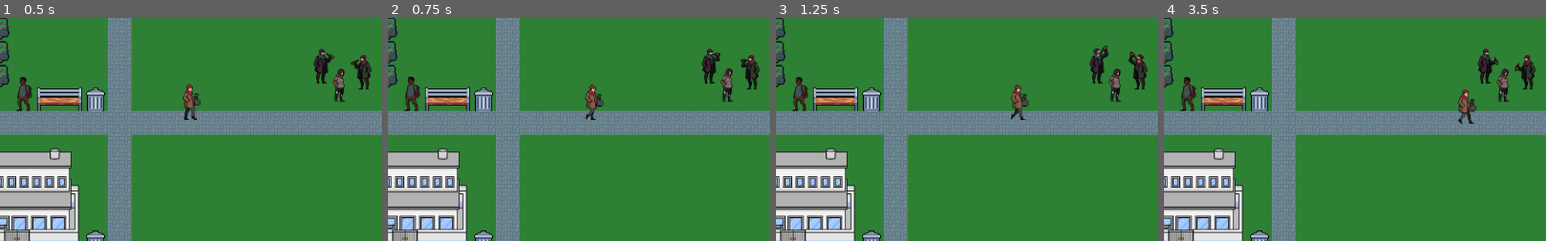
Above: before the commit, frames 1-4 (left to right).
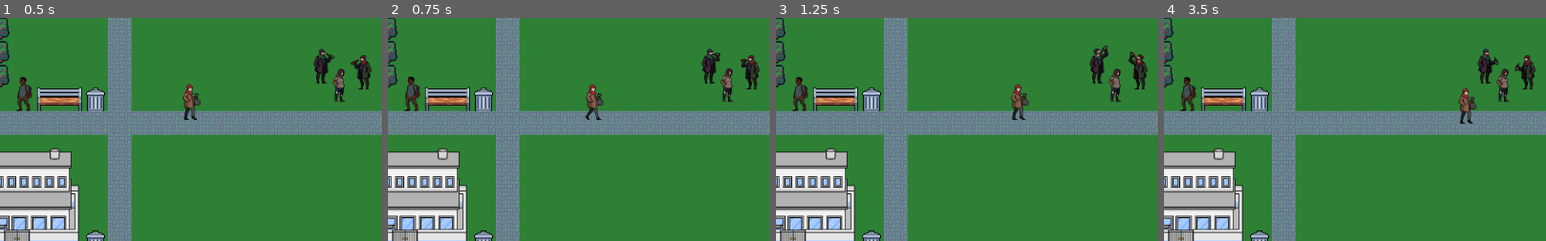
Above: after the commit, the same moments.

Repository: MakeKato/pulsu-king
Game: Godot game, scene res://World0.tscn
Same seed, same stepped clock (60 frames per second), same inputs: the game is played once before the commit and once after it.
Inputs:
- Up to frame 1 (0.5 s): no input
- Up to frame 2 (0.75 s): tap Enter at 0.5 s; hold Right (ui_right) from 0.53 s (still down)
- Up to frame 3 (1.25 s): keep holding Right (ui_right)
- Up to frame 4 (3.5 s): release Right (ui_right) at 1.28 s; hold Down (ui_down) 1.28-2.03 s; hold Right (ui_right) 2.03-2.78 s; hold Up (ui_up) from 2.78 s (still down)
The pictures show only the part of the screen within x 39-89%, y 38-88%; the shares and areas given below are measured in that part.

Frame 1 is identical in both runs. In frame 2, 0.3% of the frame differs, in the area x 51-57%, y 29-46%; in frame 3, 0.2%; in frame 4, 0.4%, in the area x 77-82%, y 31-48%.

Commit message:
Update hero.tscn

Diff:
--- a/hero/hero.tscn
+++ b/hero/hero.tscn
@@ -173,7 +173,7 @@
 "frames": [ SubResource( 20 ), SubResource( 21 ), SubResource( 22 ), SubResource( 23 ), SubResource( 24 ), SubResource( 25 ), SubResource( 26 ), SubResource( 27 ) ],
 "loop": true,
 "name": "walk",
-"speed": 5.0
+"speed": 14.0
 } ]
 
 [sub_resource type="CapsuleShape2D" id=18]
